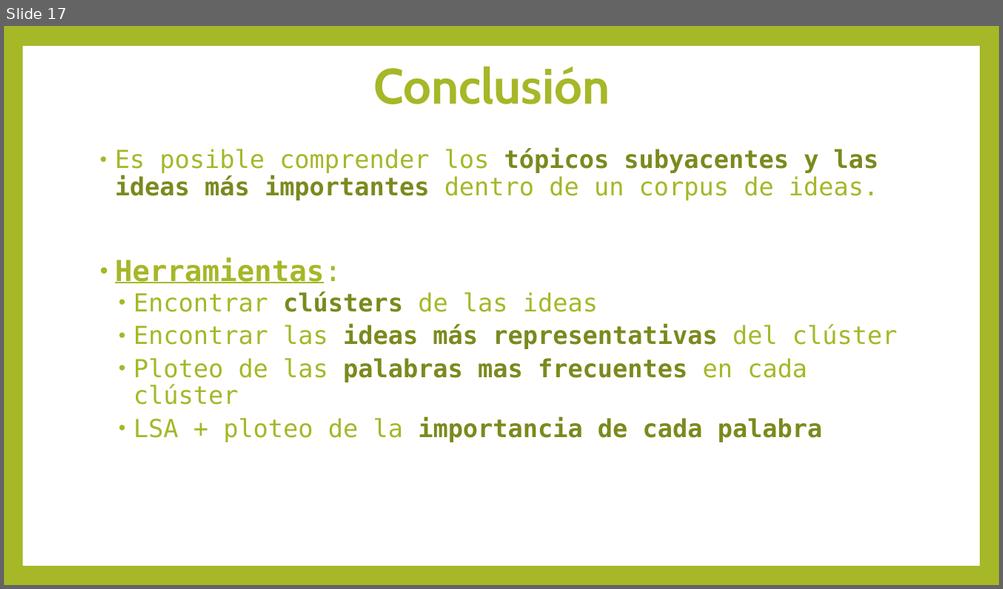
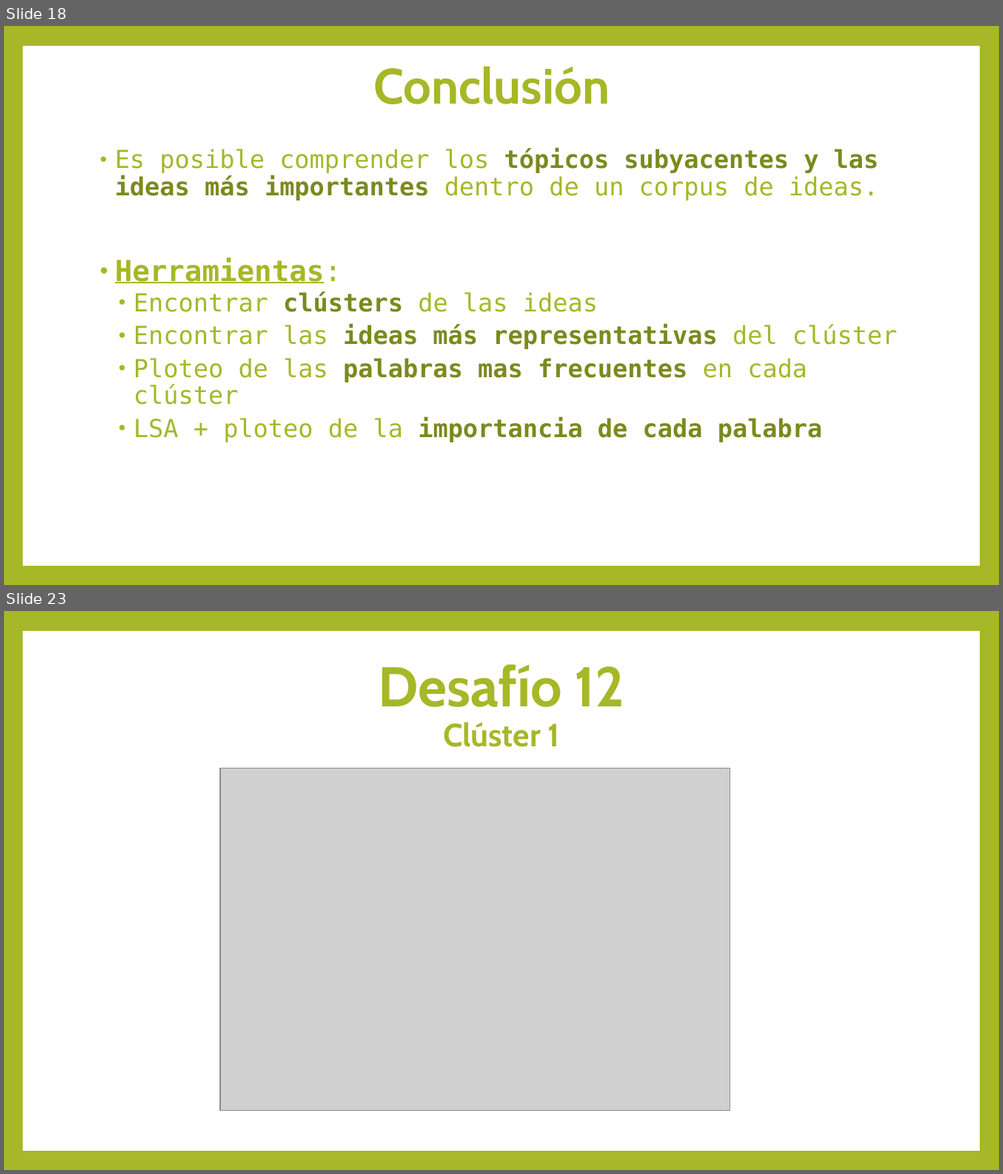
Before and after one commit to felipeaguirre66/PoliticsNLP, a slide deck: Summarization/presentacion_summarization.pptx. Shown one above the other, each under a label of ours: slide 17 before the commit, slides 18 and 23 after it; the slides between them are not shown. The pictures are 1003x589 and 1003x1174 pixels, drawn with LibreOffice and Linux fonts; fonts in the diff are those of the drawing; grey boxes stand for pictures. Boxes give left, top, right and bottom in pixels: in the first picture for what was removed or moved away, otherwise in the second. Text is boxed around its words. In the diff, an @@ line names an element or a change of style, - is before the commit and + after.

```diff
--- a/Summarization/presentacion_summarization.pptx
+++ b/Summarization/presentacion_summarization.pptx
@@ slide 23 added at [4, 611, 999, 1170], background #A6B727; not listed: 1 template element that a slide beside it also shows @@
@@ title added at [378, 664, 625, 747], 54 pt, text #A6B727, bold @@
+Desafío 12
+Clúster 1
@@ picture added at [220, 769, 730, 1112] @@
@@ what was slide 17 is now slide 18 @@
```
Also in this commit, not shown: 66 other slides added, 4 other files.
